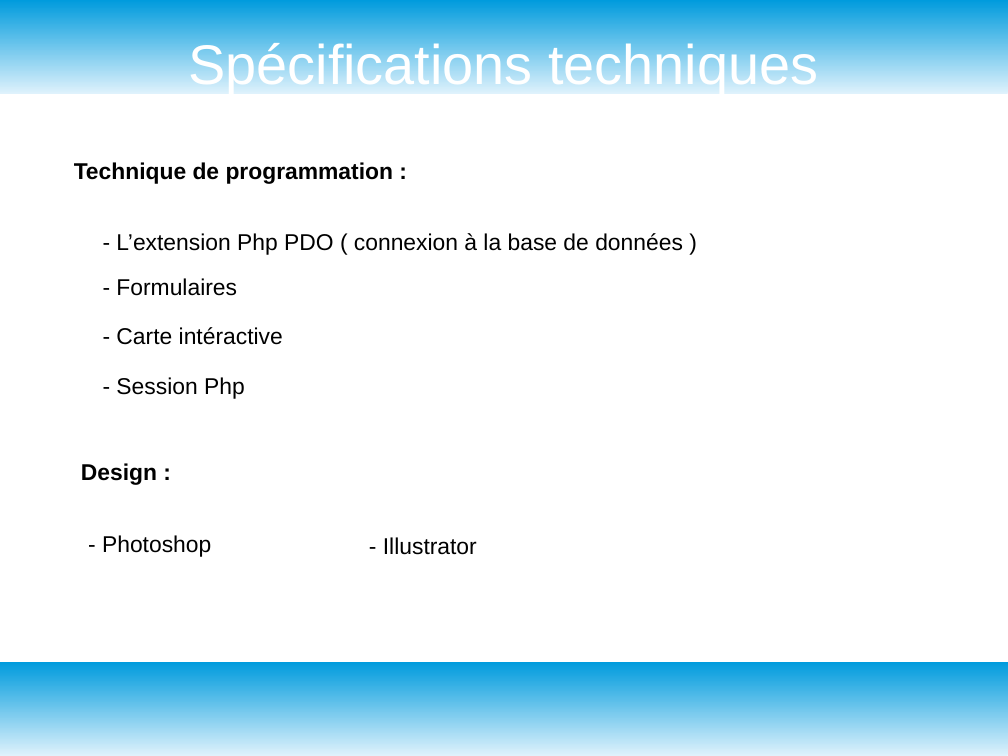
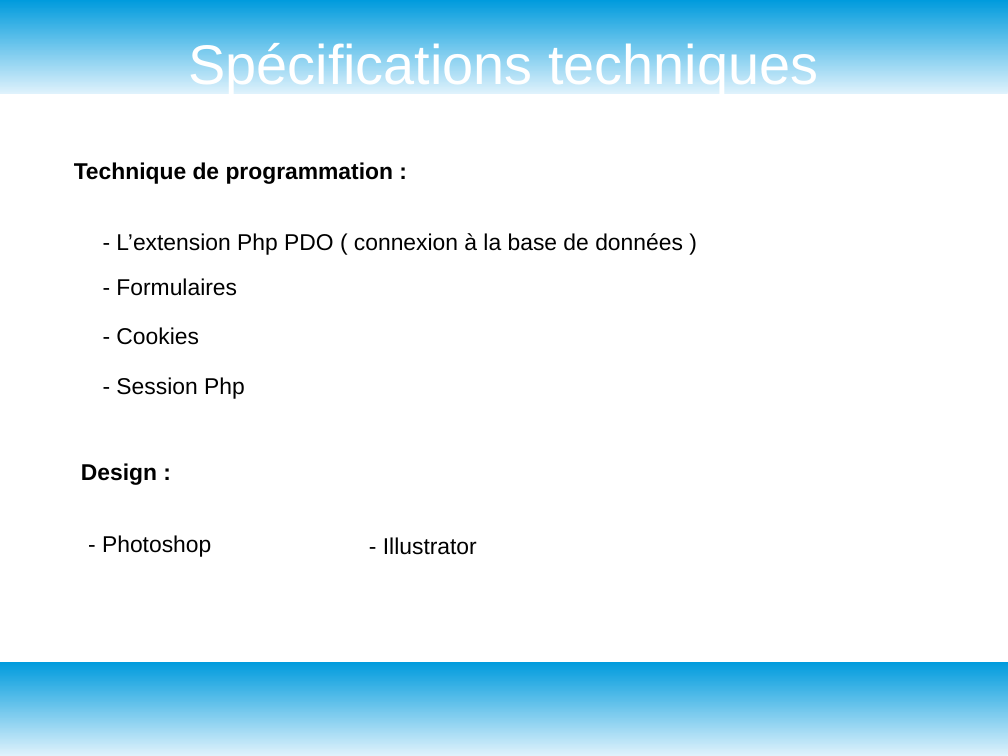
Before and after one commit to GuyomH/Fil-Rouge, a slide deck: slide 6 of assets/grand angle diapo.odp. Drawn at 1008x756 pixels with LibreOffice and Linux fonts; fonts in the diff are those of the drawing. Boxes give left, top, right and bottom in pixels: in the first picture for what was removed or moved away, otherwise in the second. Text is boxed around its words. In the diff, an @@ line names an element or a change of style, - is before the commit and + after.

```diff
--- a/assets/grand angle diapo.odp
+++ b/assets/grand angle diapo.odp
@@ text at box(116, 327, 199, 345): text changed @@
-- Carte intéractive
+- Cookies
```
Also in this commit, not shown: 1 other slide changed, 6 slides added, 1 slide removed.
